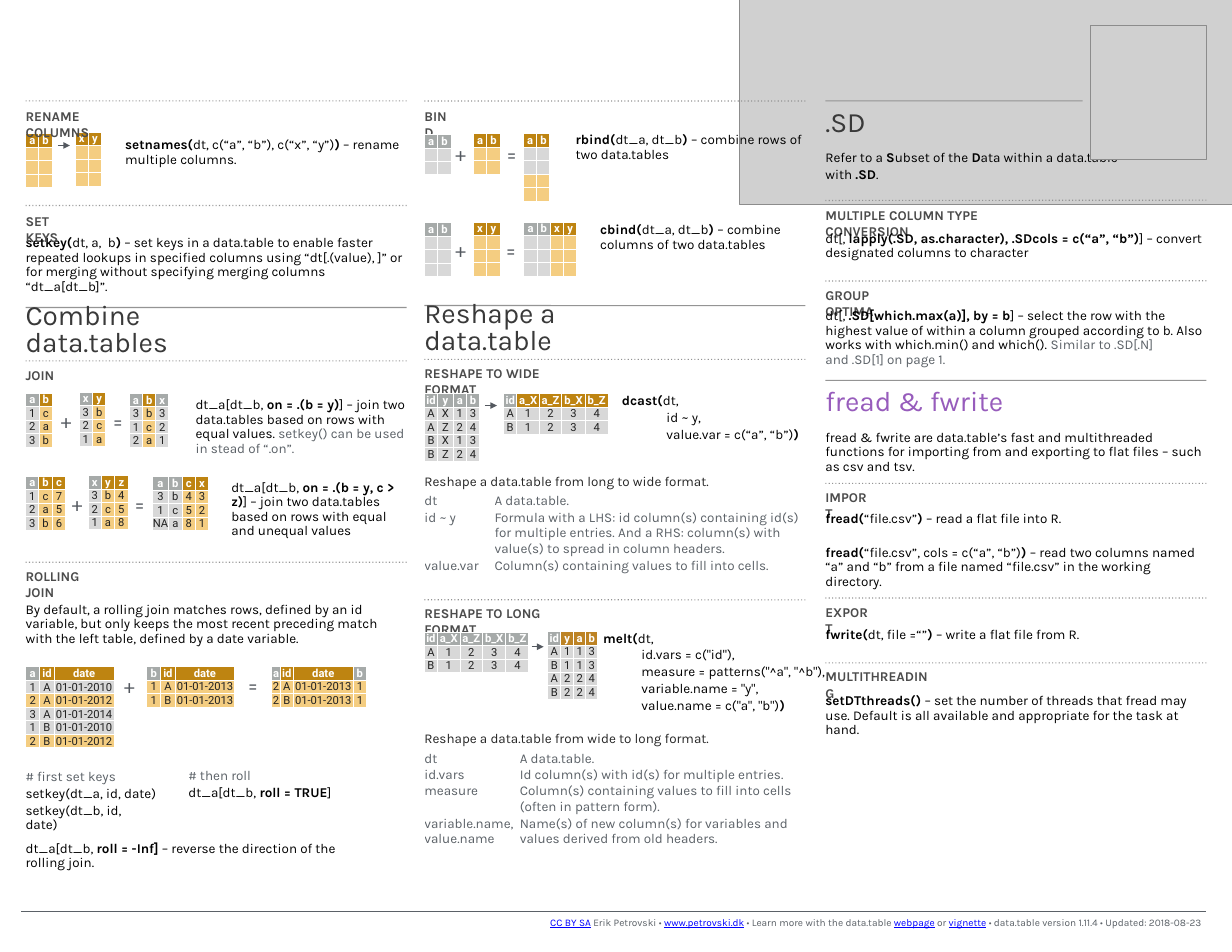
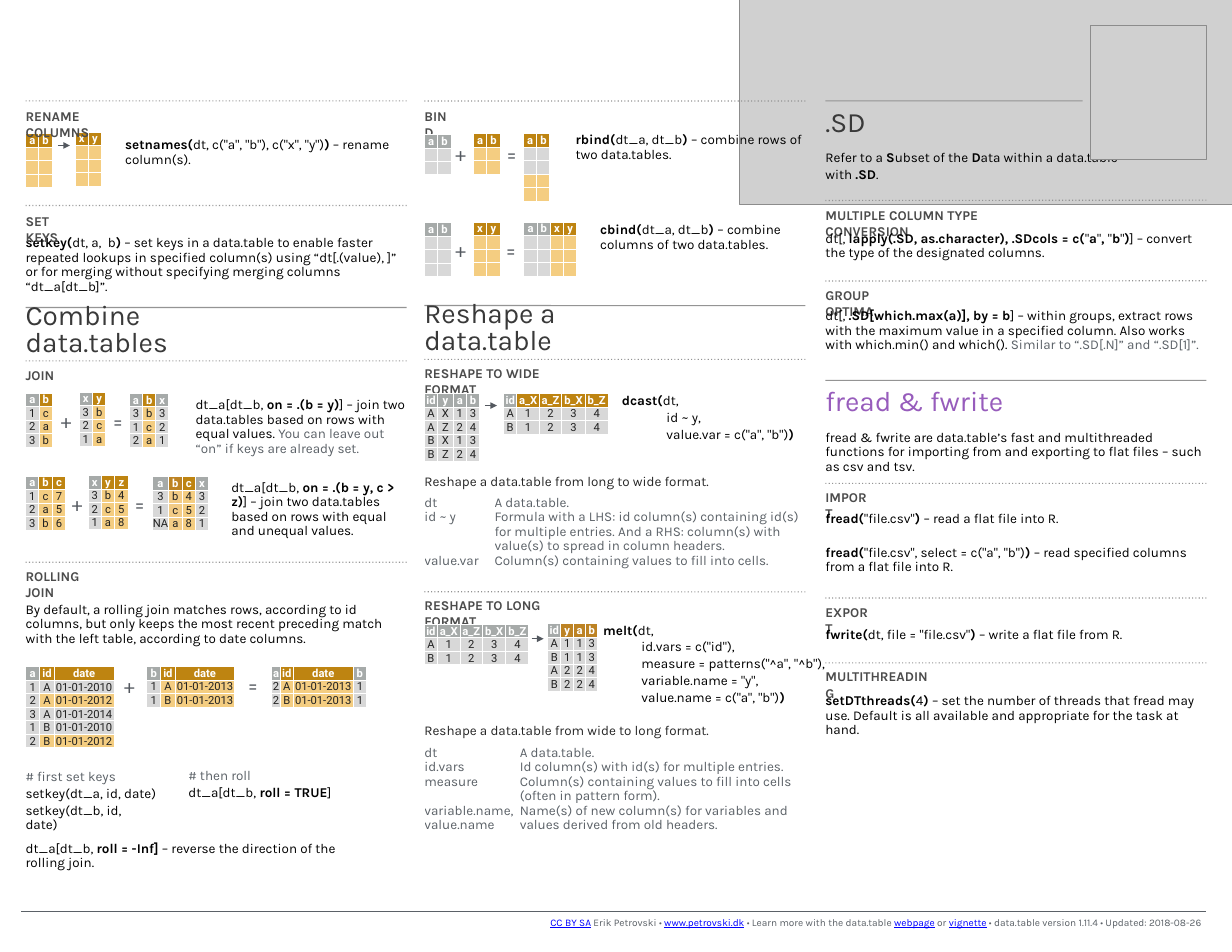
Before and after one commit to rstudio/cheatsheets, a slide deck: slide 2 of powerpoints/datatable.pptx. Drawn at 1232x952 pixels with LibreOffice and Linux fonts; fonts in the diff are those of the drawing; grey boxes stand for pictures. Boxes give left, top, right and bottom in pixels: in the first picture for what was removed or moved away, otherwise in the second. Text is boxed around its words. In the diff, an @@ line names an element or a change of style, - is before the commit and + after.

```diff
--- a/powerpoints/datatable.pptx
+++ b/powerpoints/datatable.pptx
@@ text at (125,139,389,166): text changed @@
-  setnames(dt, c(“a”, “b”), c(“x”, “y”)) – rename multiple columns.
+  setnames(dt, c("a", "b"), c("x", "y")) – rename column(s).
@@ text at (26,235,384,293): text changed @@
-  setkey(dt, a, b) – set keys in a data.table to enable faster repeated lookups in specified columns using “dt[.(value), ]” or for merging without specifying merging columns “dt_a[dt_b]”.
+  setkey(dt, a, b) – set keys in a data.table to enable faster repeated lookups in specified column(s) using “dt[.(value), ]” or for merging without specifying merging columns “dt_a[dt_b]”.
@@ text at (600,224,781,249): text changed @@
-  cbind(dt_a, dt_b) – combine columns of two data.tables
+  cbind(dt_a, dt_b) – combine columns of two data.tables.
@@ text at (825,230,1192,261): text changed; bold off @@
-  dt[, lapply(.SD, as.character), .SDcols = c(“a”, “b”)] – convert designated columns to character
+  dt[, lapply(.SD, as.character), .SDcols = c("a", "b")] – convert the type of the designated columns.
@@ text at (825,308,1199,351): text changed @@
-  dt[, .SD[which.max(a)], by = b] – select the row with the highest value of within a column grouped according to b. Also works with which.min() and which(). Similar to .SD[.N] and .SD[1] on page 1.
+  dt[, .SD[which.max(a)], by = b] – within groups, extract rows with the maximum value in a specified column. Also works with which.min() and which(). Similar to “.SD[.N]” and “.SD[1]”.
@@ text at (196,399,405,456): text changed @@
-  dt_a[dt_b, on = .(b = y)] – join two data.tables based on rows with equal values. setkey() can be used in stead of “.on”.
+  dt_a[dt_b, on = .(b = y)] – join two data.tables based on rows with equal values. You can leave out “on” if keys are already set.
@@ text at (666,429,794,441): text changed @@
-  value.var = c(“a”, “b”))
+  value.var = c("a", "b"))
@@ table at (152,477,210,535) @@
@@ fill #A6AAA9 to #BD8324 in row 1, column 2 @@
@@ fill #BE8411 to #A6AAA9 in row 1, column 4 @@
@@ fill #D8D8D8 to #F3CC86 in 3 cells @@
@@ fill #F4CD81 to #D8D8D8 in 3 cells @@
@@ table at (424,496,815,573) @@
@@ line spacing 1 to 0.9 @@
@@ more space between paragraphs @@
@@ text at (825,511,1187,571): text changed @@
-  fread(“file.csv”) – read a flat file into R.
-  fread(“file.csv”, cols = c(“a”, “b”)) – read two columns named “a” and “b” from a file named “file.csv” in the working directory.
+  fread("file.csv") – read a flat file into R.
+  fread("file.csv", select = c("a", "b")) – read specified columns from a flat file into R.
@@ text at (26,604,382,646): text changed @@
-  By default, a rolling join matches rows, defined by an id variable, but only keeps the most recent preceding match with the left table, defined by a date variable.
+  By default, a rolling join matches rows, according to id columns, but only keeps the most recent preceding match with the left table, according to date columns.
@@ text at (825,627,1123,641): text changed @@
-  fwrite(dt, file =“”) – write a flat file from R.
+  fwrite(dt, file = "file.csv") – write a flat file from R.
@@ 3 texts, 2 tables, 1 line, 1 arrow: place and size @@
-3 texts, 2 tables, 1 line, 1 arrow at (424,600,825,747)
+3 texts, 2 tables, 1 line, 1 arrow at (424,592,825,739)
@@ table at (26,667,114,752) @@
@@ fill #F4CD81 to #D8D8D8 in 2 cells @@
@@ table at (147,667,235,708) @@
@@ fill #F4CD81 to #D8D8D8 in 2 cells @@
@@ table at (272,667,367,708) @@
@@ fill #F4CD81 to #D8D8D8 in 4 cells @@
@@ text at (825,693,1194,734): text changed @@
-  setDTthreads() – set the number of threads that fread may use. Default is all available and appropriate for the task at hand.
+  setDTthreads(4) – set the number of threads that fread may use. Default is all available and appropriate for the task at hand.
@@ table at (424,746,827,833) @@
-row 3, column 2: Column(s) containing values to fill into cells / (often in pattern form).
+row 3, column 2: Column(s) containing values to fill into cells (often in pattern form).
@@ line spacing 1 to 0.9 @@
@@ more space between paragraphs @@
@@ table: place and size @@
-table at (424,751,827,848)
+table at (424,746,827,833)
@@ text at (550,919,1201,929): text changed @@
-CC BY SA Erik Petrovski • www.petrovski.dk • Learn more with the data.table webpage or vignette • data.table version 1.11.4 • Updated: 2018-08-23
+CC BY SA Erik Petrovski • www.petrovski.dk • Learn more with the data.table webpage or vignette • data.table version 1.11.4 • Updated: 2018-08-26
```
Also in this commit, not shown: 1 other slide changed, 1 other file.
